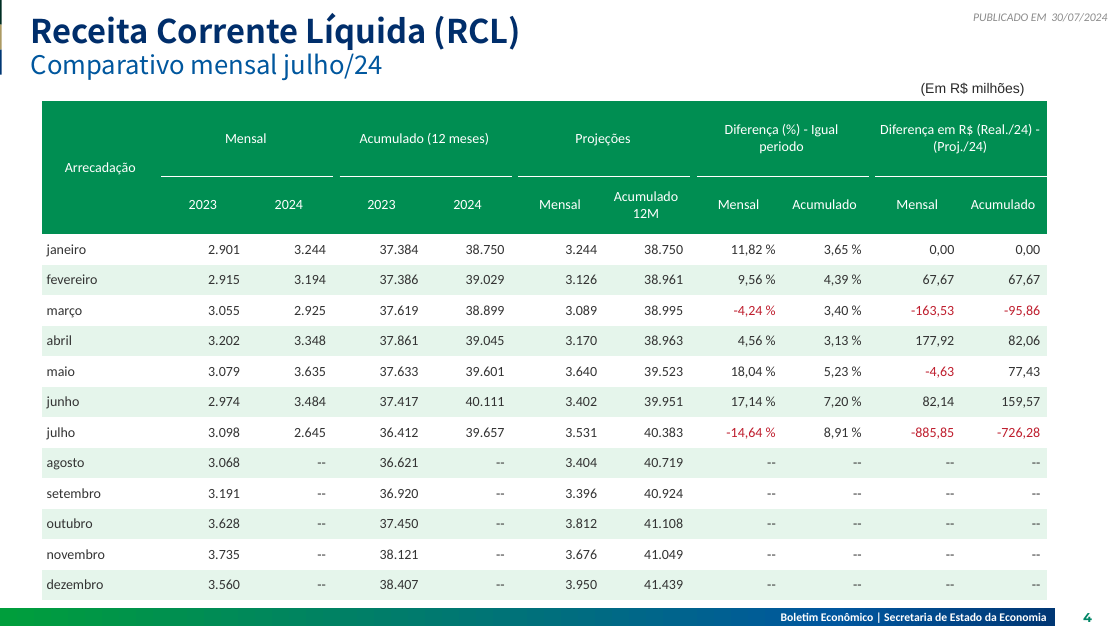
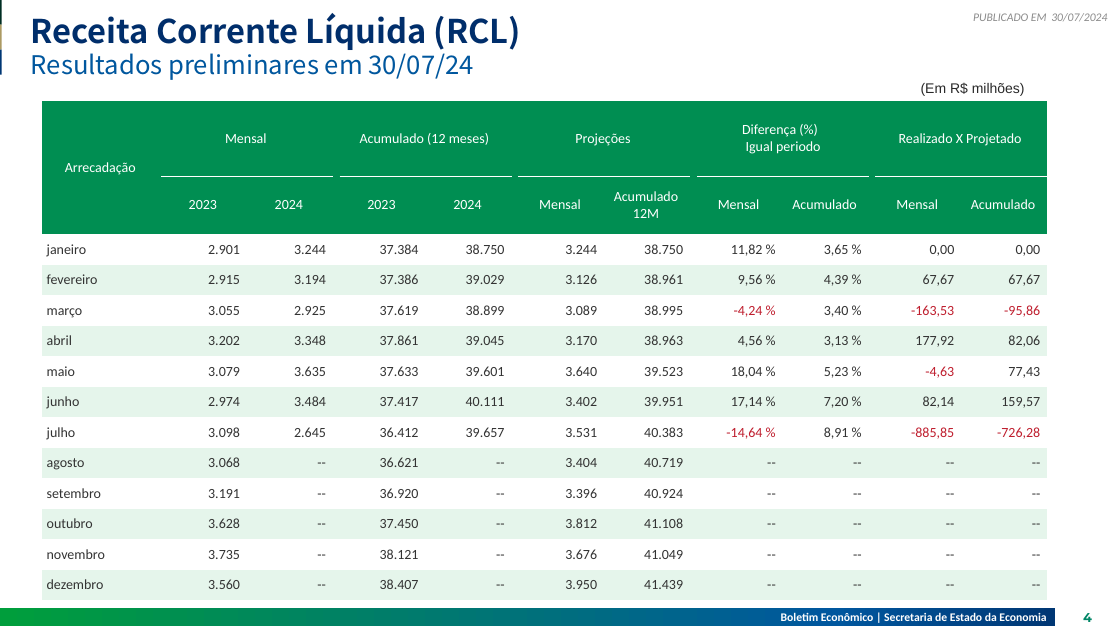
Before and after one commit to raphaellima1/Relatorio_receita, a slide deck: slide 4 of 2024-07-30V2.pptx. Drawn at 1120x630 pixels with LibreOffice and Linux fonts; fonts in the diff are those of the drawing. Boxes give left, top, right and bottom in pixels: in the first picture for what was removed or moved away, otherwise in the second. Text is boxed around its words. In the diff, an @@ line names an element or a change of style, - is before the commit and + after.

```diff
--- a/2024-07-30V2.pptx
+++ b/2024-07-30V2.pptx
@@ subtitle at <box>31,48,474,80</box>: text changed @@
-Comparativo mensal julho/24
+Resultados preliminares em 30/07/24
@@ table at <box>42,101,1045,593</box> @@
-row 1, column 11: Diferença (%) - Igual periodo
+row 1, column 11: Diferença (%) Igual periodo
-row 1, column 14: Diferença em R$ (Real./24) - (Proj./24)
+row 1, column 14: Realizado X Projetado
```
Also in this commit, not shown: 7 other slides changed, 1 slide added, 26 other files.
